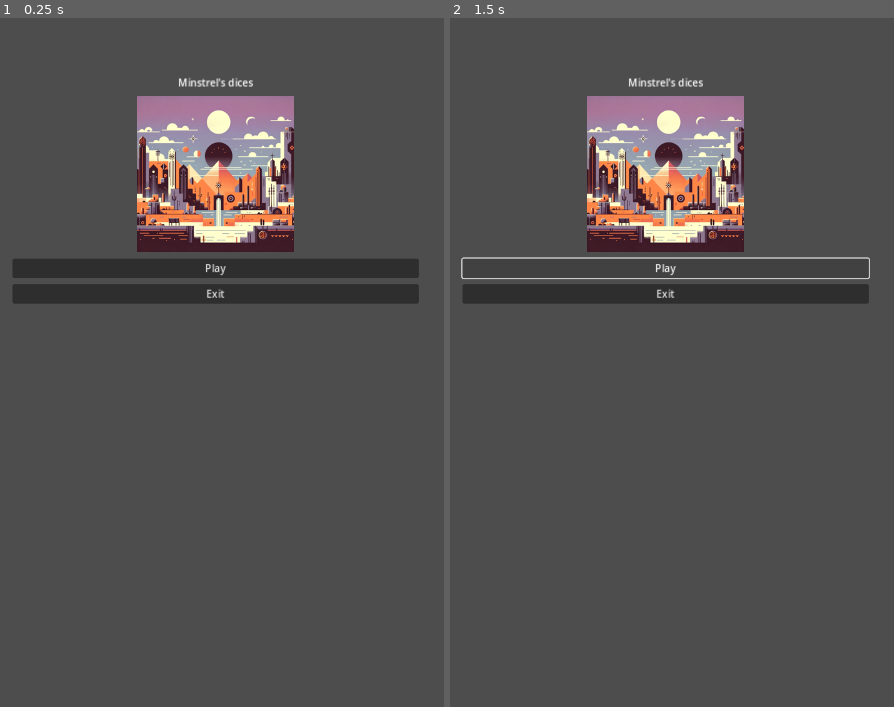
Above: before the commit, frames 1-2 (left to right).
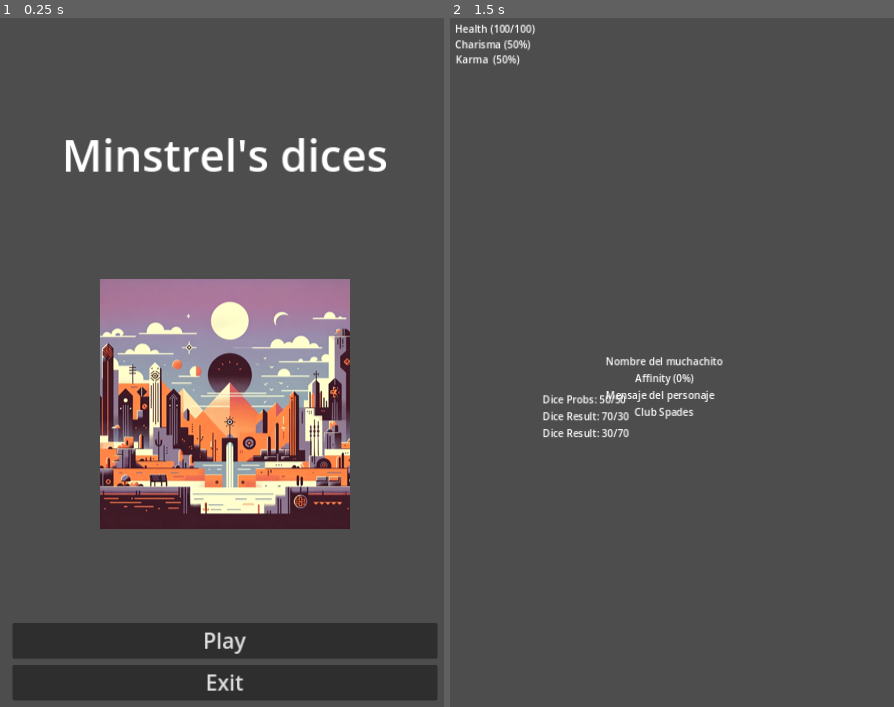
Above: after the commit, the same moments.

Repository: just-another-rpg-roguelike/Minstrel-s-dices
Game: Godot game, scene res://main-menu.tscn
Same seed, same stepped clock (60 frames per second), same inputs: the game is played once before the commit and once after it.
Inputs (mouse positions are in pixels of both pictures, inside the frame that each line leads up to):
- Up to frame 1 (0.25 s): no input
- Up to frame 2 (1.5 s): click "Play" at 0.5 s; click (667, 266) at 1.25 s, where only the run before the commit has a clickable "Play"

The runs differ from the first frame. In frame 1, 42% of the frame differs, in the area x 2-99%, y 8-99%; in frame 2, 12%.

Commit message:
(update) link main-menu with hub
Signed-off-by: Bihart <sanket.bihari@gmail.com>

Diff:
--- a/main-menu.tscn
+++ b/main-menu.tscn
@@ -16,17 +16,21 @@
 grow_vertical = 2
 theme_override_constants/margin_left = 20
 theme_override_constants/margin_top = 100
-theme_override_constants/margin_right = 50
+theme_override_constants/margin_right = 20
 theme_override_constants/margin_bottom = 100
 
 [node name="VBoxContainer" type="VBoxContainer" parent="MarginContainer"]
 layout_mode = 2
-theme_override_constants/separation = 10
+theme_override_constants/separation = 150
+alignment = 1
 
 [node name="Tittle" type="Label" parent="MarginContainer/VBoxContainer"]
+custom_minimum_size = Vector2(50, 0)
 layout_mode = 2
+theme_override_font_sizes/font_size = 70
 text = "Minstrel's dices"
 horizontal_alignment = 1
+autowrap_mode = 2
 
 [node name="CenterContainer" type="CenterContainer" parent="MarginContainer/VBoxContainer"]
 custom_minimum_size = Vector2(250, 250)
@@ -36,15 +40,25 @@
 localize_numeral_system = false
 
 [node name="TextureRect" type="TextureRect" parent="MarginContainer/VBoxContainer/CenterContainer"]
+custom_minimum_size = Vector2(400, 400)
+layout_direction = 1
 layout_mode = 2
 texture = ExtResource("1_h5l4n")
+expand_mode = 3
 
-[node name="PlayBtn" type="Button" parent="MarginContainer/VBoxContainer"]
+[node name="VBoxContainer" type="VBoxContainer" parent="MarginContainer/VBoxContainer"]
 layout_mode = 2
+theme_override_constants/separation = 10
+alignment = 1
+
+[node name="PlayBtn" type="Button" parent="MarginContainer/VBoxContainer/VBoxContainer"]
+layout_mode = 2
+theme_override_font_sizes/font_size = 34
 text = "Play"
 script = ExtResource("2_yvkhj")
 
-[node name="ExitBtn" type="Button" parent="MarginContainer/VBoxContainer"]
+[node name="ExitBtn" type="Button" parent="MarginContainer/VBoxContainer/VBoxContainer"]
 layout_mode = 2
+theme_override_font_sizes/font_size = 34
 text = "Exit"
 script = ExtResource("3_chbiy")
--- a/scripts/start.gd
+++ b/scripts/start.gd
@@ -3,7 +3,8 @@
 
 # Called when the node enters the scene tree for the first time.
 func _ready():
-	self.pressed.connect(func (): print("Starting game..."))
+	self.pressed.connect(func ():
+		get_tree().change_scene_to_file("res://hud.tscn"))
 
 # Called every frame. 'delta' is the elapsed time since the previous frame.
 #func _process(delta):
Not shown: 1 places in main-menu.tscn that only renumber resources
Not shown, changed: brainstorm.md
